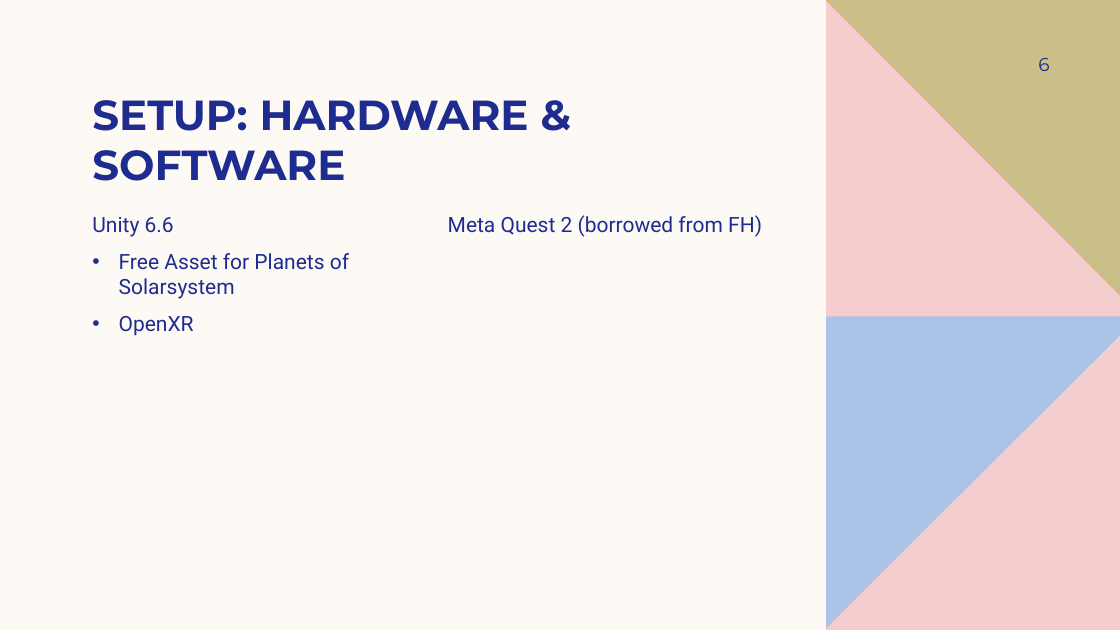
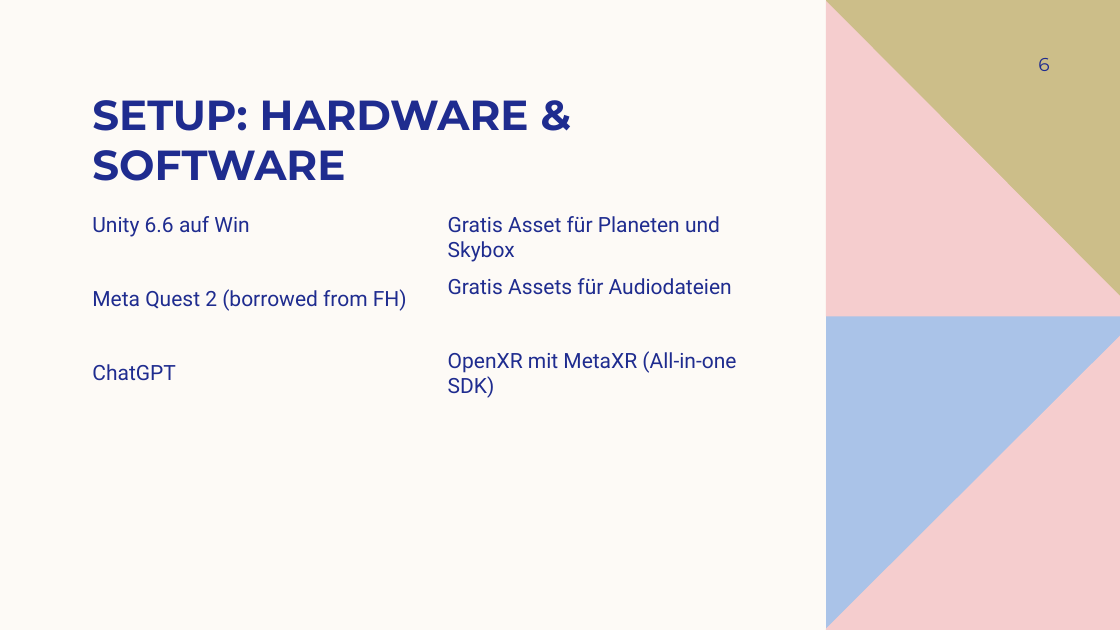
Before and after one commit to daisiedjulietse25/mr-endprojekt-Pospischek-2026-10-18_02-25-46, a slide deck: slide 6 of Praesentation.pptx. Drawn at 1120x630 pixels with LibreOffice and Linux fonts; fonts in the diff are those of the drawing. Boxes give left, top, right and bottom in pixels: in the first picture for what was removed or moved away, otherwise in the second. Text is boxed around its words. In the diff, an @@ line names an element or a change of style, - is before the commit and + after.

```diff
--- a/Praesentation.pptx
+++ b/Praesentation.pptx
@@ text at [92,216,407,381]: text changed @@
-Unity 6.6
-• Free Asset for Planets of Solarsystem
-• OpenXR
+Unity 6.6 auf Win
+Meta Quest 2 (borrowed from FH)
+ChatGPT
@@ text at [448,216,736,398]: text changed @@
-Meta Quest 2 (borrowed from FH)
+Gratis Asset für Planeten und Skybox
+Gratis Assets für Audiodateien
+OpenXR mit MetaXR (All-in-one SDK)
```
Also in this commit, not shown: 2 other slides changed, 9 slides added, 7 slides removed, 3 other files.
